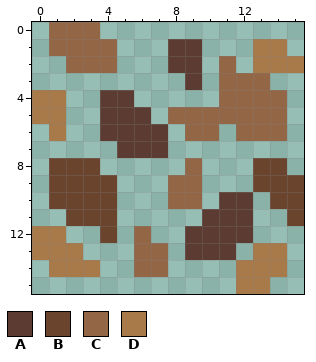
A pixel-art sprite gets an edit: VEDA PBR PACK/textures/blocks/leaf_litter.png. Above: the version before the commit.
The file is 16x16 pixels. Colours within 5 levels of each other are drawn and written as one.
Palette (. is transparent): A #5c3c32  B #6b442e  C #936646  D #a87949
Pixels before, first column x 0:
 0 .CCC............
 1 .CCCC...AA...DD.
 2 ..CCC...AA.C.DDD
 3 .........A.CCC..
 4 DD..AA.....CCCC.
 5 DD..AAA.CCCCCCC.
 6 .D..AAAA.CC.CCC.
 7 .....AAA........
 8 .BBB.....C...BB.
 9 .BBBB...CC...BBB
10 .BBBB...CC.AA.BB
11 ..BBB.....AAA..B
12 DD..B.C..AAAA...
13 DDD...CC.AAA.DD.
14 .DDD..CC....DDD.
15 ............DD..
Now the later version:
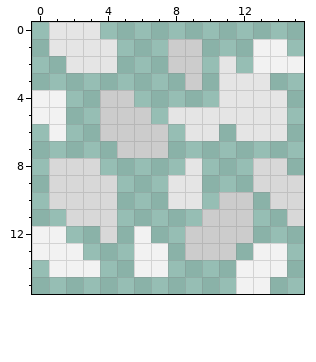
From old to new:
colour A: #5c3c32 -> #cccccc
colour B: #6b442e -> #d8d8d8
colour C: #936646 -> #e5e5e5
colour D: #a87949 -> #f2f2f2
Changed rows in their new state; - is a pixel that keeps its letter.
first column x 6:
12 D-
13 DD
14 DD
Changed places in both pictures, as pixel boxes (x1, y1, x2, y2):
changed: (32, 22, 304, 294)
